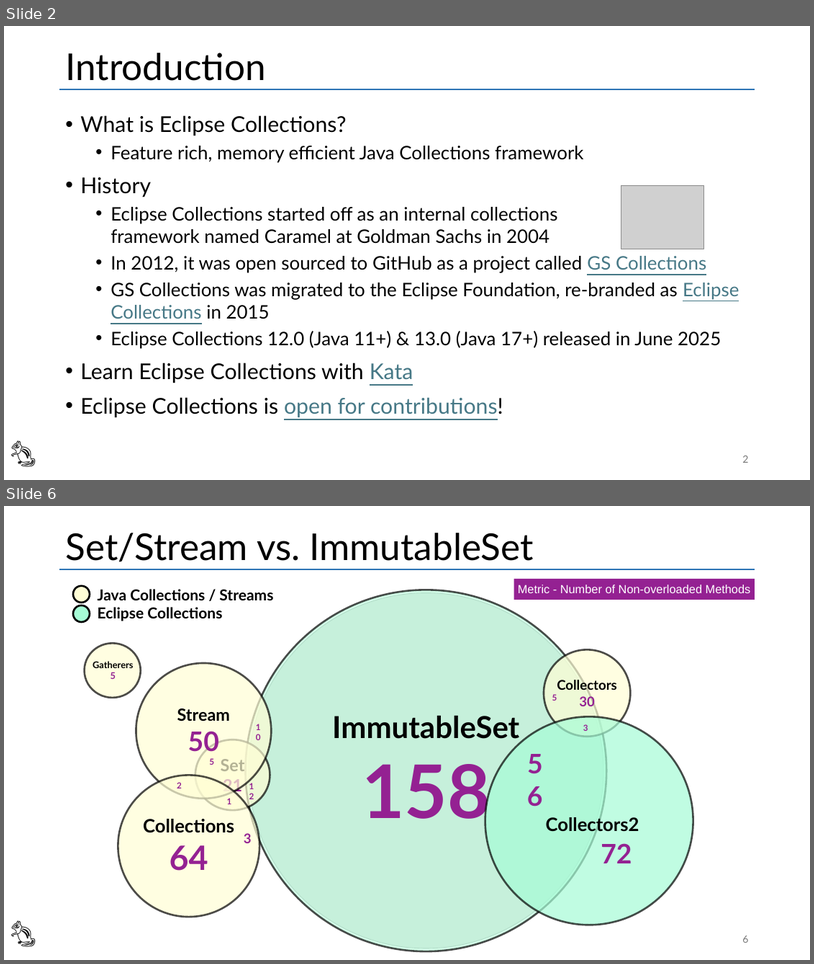
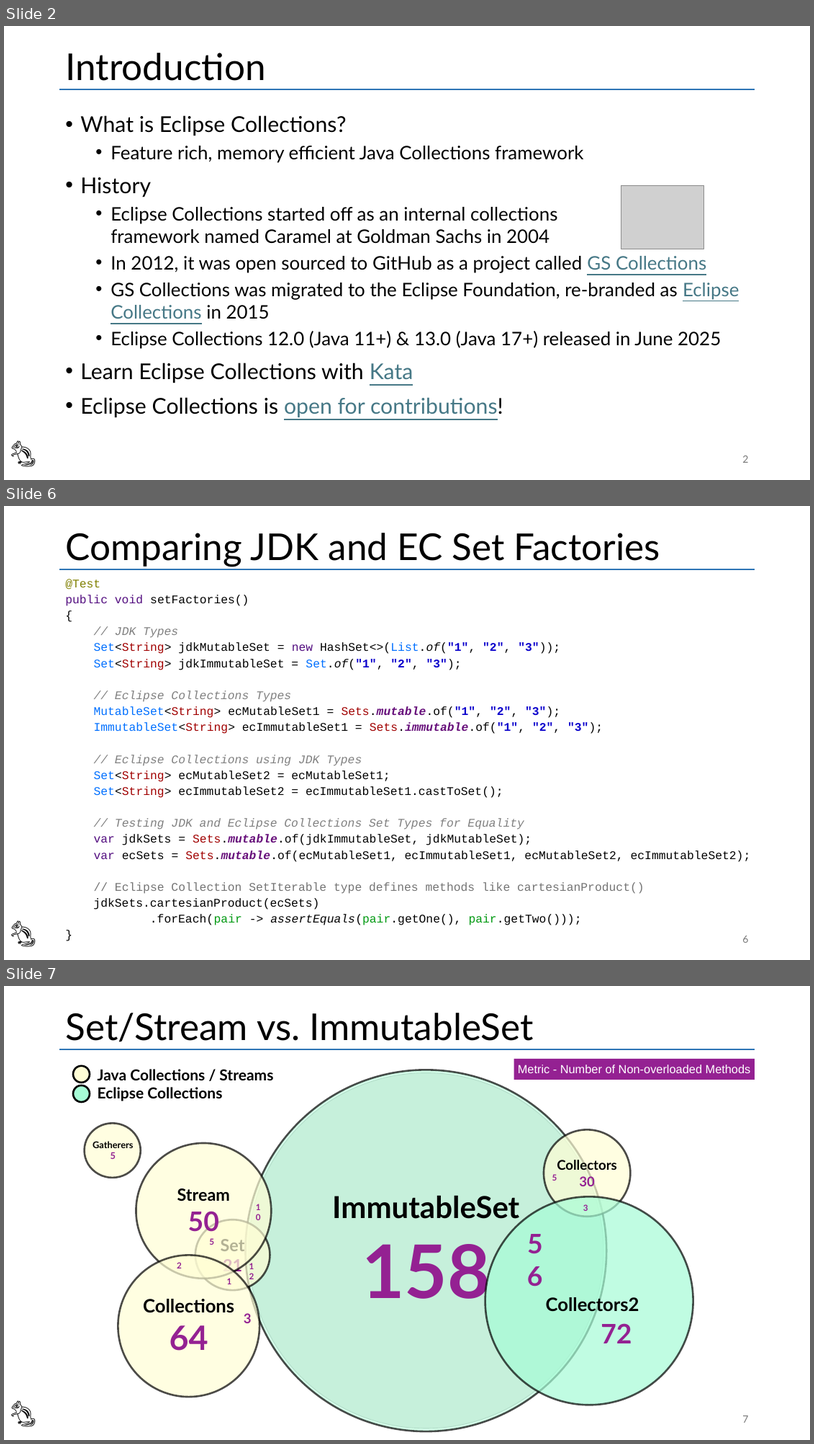
Before and after one commit to vmzakharov/refactor-to-ec-remake, a slide deck: RefactorToEcIntro.pptx. Shown one above the other, each under a label of ours: slides 2 and 6 before the commit, slides 2, 6 and 7 after it; the slides between them are not shown. The pictures are 814x964 and 814x1444 pixels, drawn with LibreOffice and Linux fonts; fonts in the diff are those of the drawing; grey boxes stand for pictures. Boxes give left, top, right and bottom in pixels: in the first picture for what was removed or moved away, otherwise in the second. Text is boxed around its words. In the diff, an @@ line names an element or a change of style, - is before the commit and + after.

```diff
--- a/RefactorToEcIntro.pptx
+++ b/RefactorToEcIntro.pptx
@@ slide 6 added at [4, 506, 810, 960], background #FFFFFF; not listed: 1 template element that a slide beside it also shows @@
@@ title added at [65, 533, 661, 567], 44 pt, text #000000 @@
+Comparing JDK and EC Set Factories
@@ text added at [65, 579, 751, 925], 14 pt, text #000000 @@
+@Test
+public void setFactories()
+{
+// JDK Types
+Set<String> jdkMutableSet = new HashSet<>(List.of("1", "2", "3"));
+Set<String> jdkImmutableSet = Set.of("1", "2", "3");
+// Eclipse Collections Types
+MutableSet<String> ecMutableSet1 = Sets.mutable.of("1", "2", "3");
+ImmutableSet<String> ecImmutableSet1 = Sets.immutable.of("1", "2", "3");
+// Eclipse Collections using JDK Types
+Set<String> ecMutableSet2 = ecMutableSet1;
+Set<String> ecImmutableSet2 = ecImmutableSet1.castToSet();
+// Testing JDK and Eclipse Collections Set Types for Equality
+var jdkSets = Sets.mutable.of(jdkImmutableSet, jdkMutableSet);
+var ecSets = Sets.mutable.of(ecMutableSet1, ecImmutableSet1, ecMutableSet2, ecImmutableSet2);
+// Eclipse Collection SetIterable type defines methods like cartesianProduct()
+jdkSets.cartesianProduct(ecSets)
+.forEach(pair -> assertEquals(pair.getOne(), pair.getTwo()));
+}
@@ text added at [4, 911, 52, 950], 32 pt, text #000000 @@
+🐿️
@@ page number added at [743, 935, 748, 942], 12 pt, text #797979 @@
+6
@@ what was slide 6 is now slide 7 @@
@@ page number at [743, 1415, 748, 1422]: text changed @@
-6
+7
```
Also in this commit, not shown: 5 slides changed, 1 other file.
